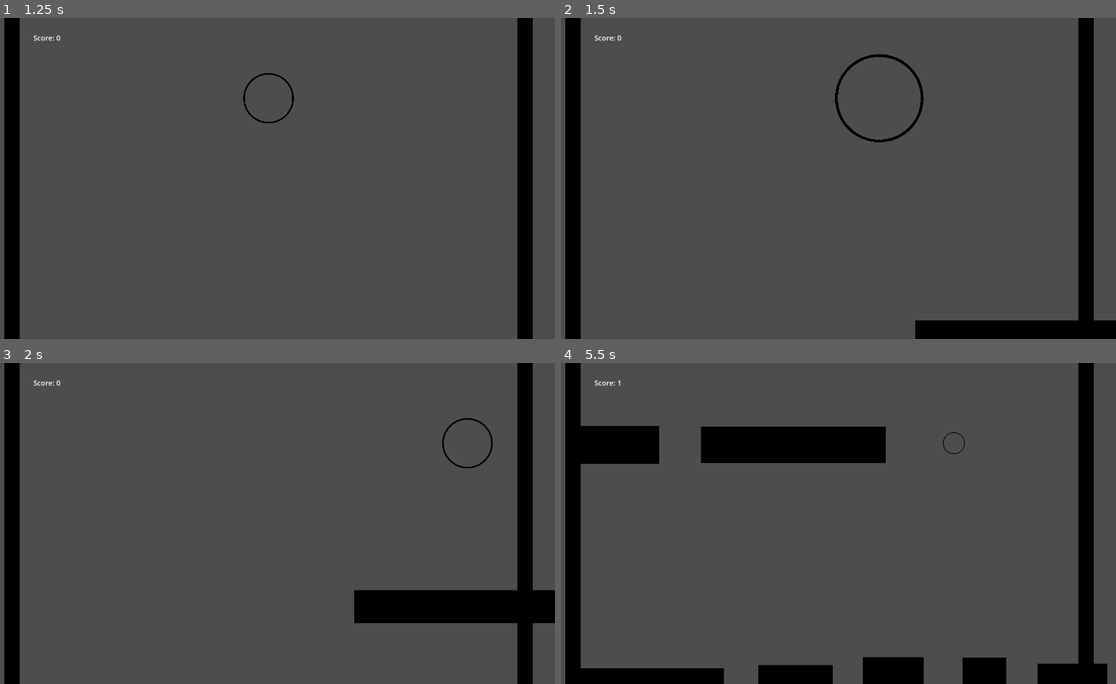
Above: before the commit, frames 1-4 (two rows, left to right).
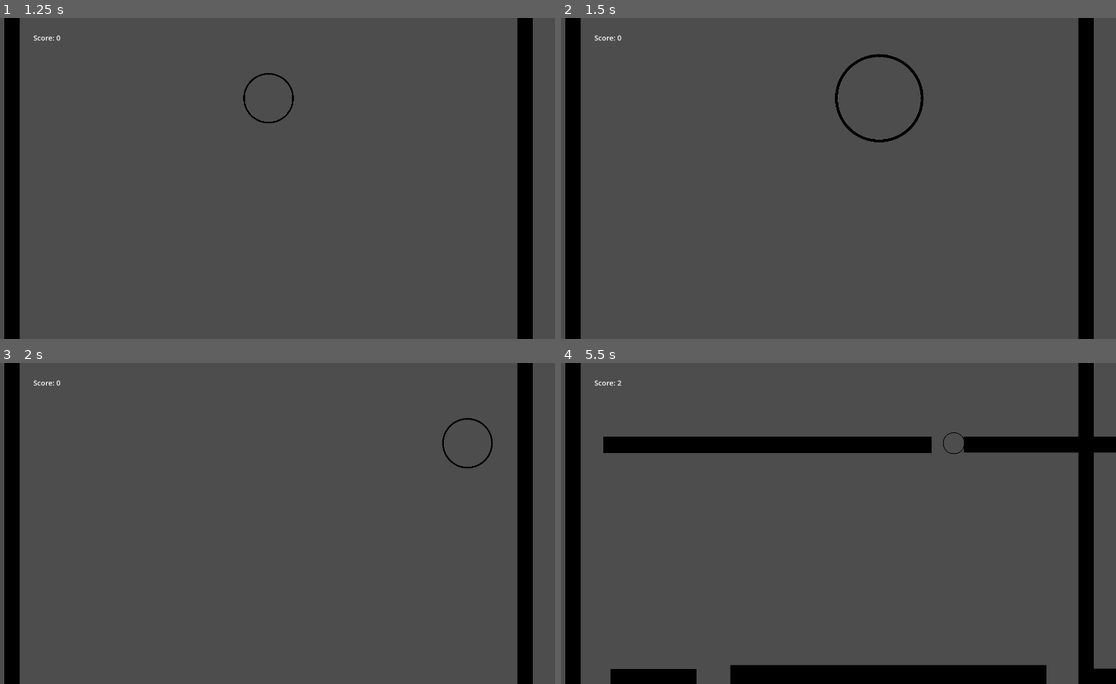
Above: after the commit, the same moments.

Repository: kylietmo/gmtk-2024-game
Game: Godot game, scene res://menus/start_screen/start_screen.tscn
The game is run twice, just before and just after one commit, with the same random seed, the same clock (stepped at 60 frames per second) and the same inputs. Sound files missing from this copy of the repository are replaced by a short silence.
Inputs:
- Up to frame 1 (1.25 s): click "Start" at 0.5 s
- Up to frame 2 (1.5 s): tap Enter at 1.25 s; hold D (right) from 1.28 s (still down); tap 3 (size_large) at 1.35 s
- Up to frame 3 (2 s): keep holding D (right)
- Up to frame 4 (5.5 s): release D (right) at 2.03 s; hold A (left) 2.03-2.78 s; tap 1 (size_small) at 2.1, 3.6, 5.1 s; hold D (right) 2.78-4.28 s; tap 3 (size_large) at 2.85, 4.35 s; hold A (left) from 4.28 s (still down)

Frame 1 is identical in both runs. In frame 2, 1.9% of the frame differs, in the area x 63-100%, y 94-100%; in frame 3, 3.4%; in frame 4, 8.2%, in the area x 3-100%, y 5-100%.

Commit message:
updating platform gen again

Diff:
--- a/src/game.gd
+++ b/src/game.gd
@@ -95,21 +95,20 @@
 		platform.scale.x = platform_width / platform_sprite_width
 		platform.scale.y = platform_height / platform_sprite_height
 
-		obstacles.append(platform)
-		add_child(platform)
-
-		x = x + platform_width
-		var distance_to_right_barrier = Globals.RIGHT_BARRIER_X - platform_width
-		if (distance_to_right_barrier < MIN_GAP_SIZE):
-			print("need to just continuee the platform")
+		var distance_to_right_barrier = Globals.RIGHT_BARRIER_X - x
+		if (distance_to_right_barrier + platform_width < MIN_GAP_SIZE):
+			print("need to just continue the platform")
 			# We just need to extend this platform size
-			platform_width += distance_to_right_barrier
+			platform_width = distance_to_right_barrier
 			platform.position.x = x + (platform_width / 2)
 			platform.scale.x = platform_width / platform_sprite_width
-
 			obstacles.append(platform)
 			add_child(platform)
 			return
+
+		obstacles.append(platform)
+		add_child(platform)
+		x = x + platform_width
 
 		# draw gap after platform
 		print("drawing gap after platform")
